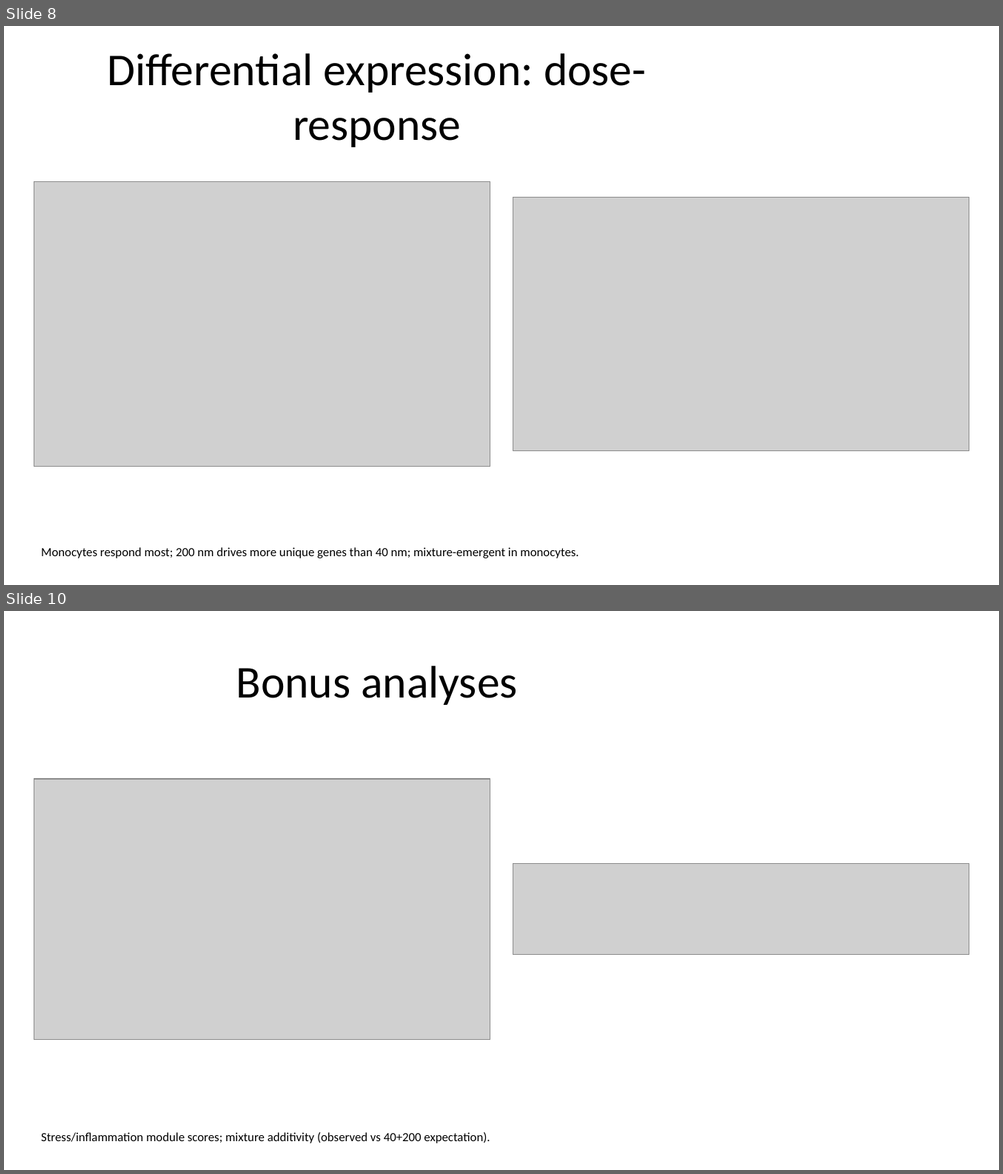
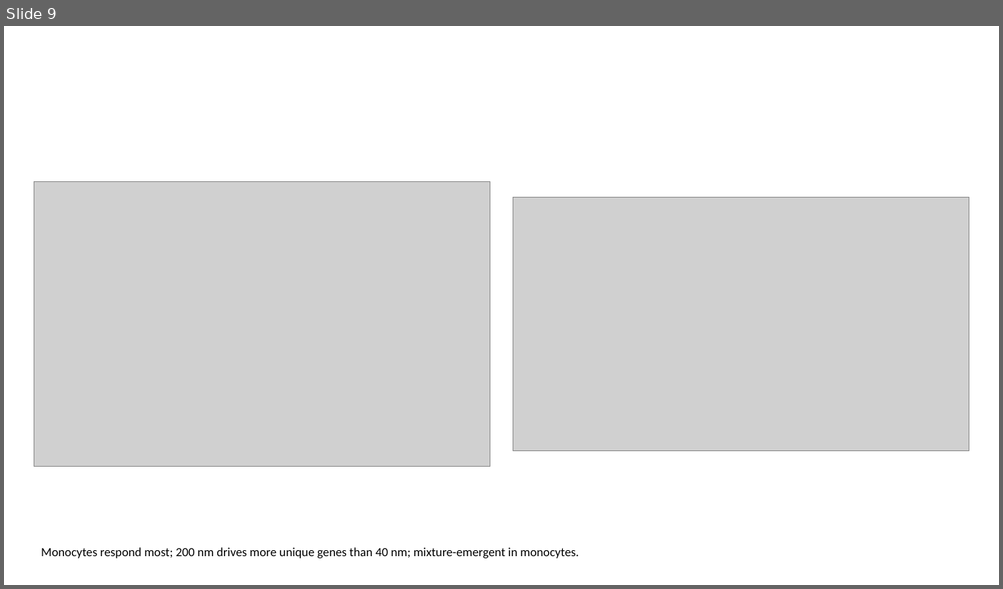
Before and after one commit to MegatronJeremy/ANOA-ANO, a slide deck: results/slides/GI_nanoplastic.pptx. Shown one above the other, each under a label of ours: slides 8 and 10 before the commit, slide 9 after it; the slides between them are not shown. The pictures are 1003x1174 and 1003x589 pixels, drawn with LibreOffice and Linux fonts; fonts in the diff are those of the drawing; grey boxes stand for pictures. Boxes give left, top, right and bottom in pixels: in the first picture for what was removed or moved away, otherwise in the second. Text is boxed around its words. In the diff, an @@ line names an element or a change of style, - is before the commit and + after.

Commit message:
fix: stretch text to full width; split overcrowded figure slides
Two issues after the 16:9 switch:
1. Title/bullet placeholders kept the built-in layout's ~9in (4:3) width, so
   text hugged the left with a dead band on the right -- looked off-centre.
   _stretch() now re-spans every text placeholder to the usable width.
2. The QC slide (violin strip 3.75:1 + scatter) and Bonus slide (module-scores
   + additivity 5:1) crammed two wide figures side by side, shrinking both to
   unreadable. Each is now split into two full-width single-figure slides.

Deck: 11 -> 13 slides. Verified: 0 narrow text placeholders, 0 figure overflow.

```diff
--- a/results/slides/GI_nanoplastic.pptx
+++ b/results/slides/GI_nanoplastic.pptx
@@ slide 10 removed at [4, 611, 999, 1170], background #FFFFFF @@
@@ title removed at [236, 666, 518, 705] @@
-Bonus analyses
@@ picture removed at [34, 779, 490, 1040] @@
@@ picture removed at [513, 864, 970, 955] @@
@@ text removed at [41, 1133, 489, 1144] @@
-Stress/inflammation module scores; mixture additivity (observed vs 40+200 expectation).
@@ what was slide 8 is now slide 9 @@
@@ slide 9 changed as well @@
@@ title removed at [108, 53, 646, 147] @@
-Differential expression: dose-response
```
Also in this commit, not shown: 4 other slides changed, 8 slides added, 5 other slides removed, 1 other file.
